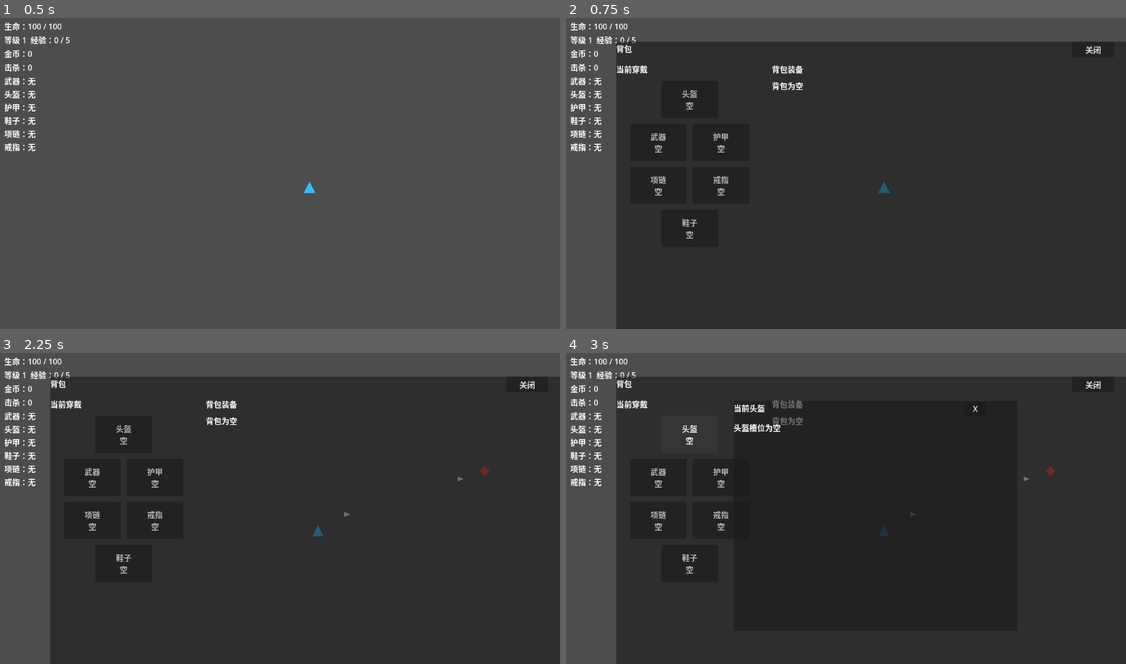
Above: before the commit, frames 1-4 (two rows, left to right).
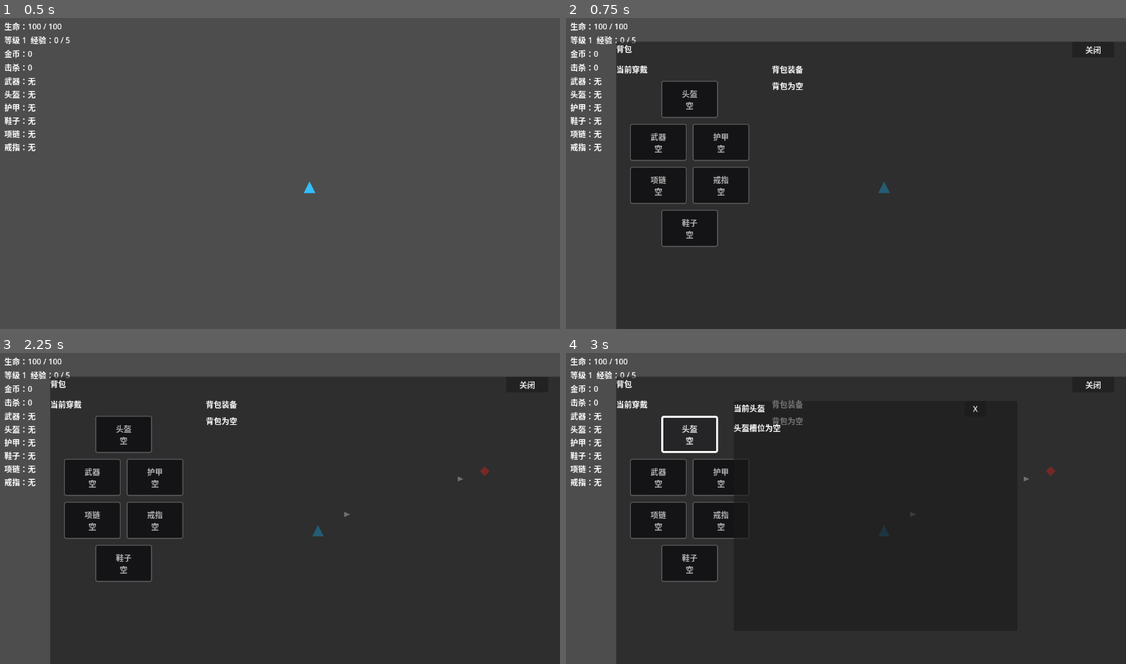
Above: after the commit, the same moments.

Repository: airisuzuki123/RogueLootPrototype
Game: Godot game, scene res://scenes/main.tscn
Two runs of this game, one before a commit and one after it. Both use one fixed random seed, a clock stepped at 60 frames per second and the inputs below.
Inputs:
- Up to frame 1 (0.5 s): no input
- Up to frame 2 (0.75 s): tap Enter at 0.5 s; hold D (move_right) from 0.53 s (still down); tap B at 0.6 s
- Up to frame 3 (2.25 s): release D (move_right) at 1.25 s; click "关闭" at 1.25 s; tap Space at 2 s; hold S (move_down) from 2.03 s (still down); tap B at 2.1 s
- Up to frame 4 (3 s): release S (move_down) at 2.75 s; click "头盔 空" at 2.75 s

Frame 1 is identical in both runs. In frame 2, 0.6% of the frame differs, in the area x 11-33%, y 20-74%; in frame 3, 0.6%; in frame 4, 0.7%, in the area x 11-30%, y 20-74%.

Commit message:
Polish inventory equipment icons

Diff:
--- a/scripts/ui/hud.gd
+++ b/scripts/ui/hud.gd
@@ -330,10 +330,7 @@
 		var button := Button.new()
 		button.text = _get_equipment_icon_text(equipment, index == selected_inventory_index and selected_equipment_source == "inventory")
 		button.custom_minimum_size = Vector2(104, 82)
-		var rarity_color: Color = equipment.get("color", Color.WHITE)
-		button.add_theme_color_override("font_color", rarity_color)
-		button.add_theme_color_override("font_hover_color", rarity_color.lightened(0.16))
-		button.add_theme_color_override("font_pressed_color", rarity_color.lightened(0.24))
+		_apply_equipment_button_style(button, equipment, index == selected_inventory_index and selected_equipment_source == "inventory")
 		button.pressed.connect(_on_inventory_item_pressed.bind(index))
 		inventory_list.add_child(button)
 
@@ -374,11 +371,10 @@
 		var is_selected := selected_equipment_source == "equipped" and selected_equipped_slot_id == slot_id
 		if equipment.is_empty():
 			button.text = "%s\n空" % str(slot["label"])
-			button.add_theme_color_override("font_color", Color(0.72, 0.72, 0.72, 1.0))
+			_apply_empty_slot_button_style(button, is_selected)
 		else:
 			button.text = _get_equipment_icon_text(equipment, is_selected)
-			var rarity_color: Color = equipment.get("color", Color.WHITE)
-			button.add_theme_color_override("font_color", rarity_color)
+			_apply_equipment_button_style(button, equipment, is_selected)
 
 func _on_equipped_slot_pressed(slot_id: String) -> void:
 	selected_equipment_source = "equipped"
@@ -496,6 +492,47 @@
 		EquipmentFactory.get_score(equipment)
 	]
 
+func _apply_equipment_button_style(button: Button, equipment: Dictionary, is_selected: bool) -> void:
+	var rarity_color: Color = equipment.get("color", Color.WHITE)
+	var border_color := Color.WHITE if is_selected else rarity_color
+	var border_width := 4 if is_selected else 2
+	_apply_icon_button_style(button, border_color, Color(0.10, 0.11, 0.12, 0.96), border_width)
+	button.add_theme_color_override("font_color", rarity_color.lightened(0.12) if is_selected else rarity_color)
+	button.add_theme_color_override("font_hover_color", rarity_color.lightened(0.24))
+	button.add_theme_color_override("font_pressed_color", Color.WHITE)
+
+func _apply_empty_slot_button_style(button: Button, is_selected: bool) -> void:
+	var border_color := Color.WHITE if is_selected else Color(0.35, 0.35, 0.35, 1.0)
+	var border_width := 4 if is_selected else 2
+	_apply_icon_button_style(button, border_color, Color(0.07, 0.07, 0.08, 0.92), border_width)
+	button.add_theme_color_override("font_color", Color(0.70, 0.70, 0.70, 1.0))
+	button.add_theme_color_override("font_hover_color", Color(0.90, 0.90, 0.90, 1.0))
+	button.add_theme_color_override("font_pressed_color", Color.WHITE)
+
+func _apply_icon_button_style(button: Button, border_color: Color, bg_color: Color, border_width: int) -> void:
+	button.add_theme_stylebox_override("normal", _make_icon_style(border_color, bg_color, border_width))
+	button.add_theme_stylebox_override("hover", _make_icon_style(border_color.lightened(0.18), bg_color.lightened(0.08), border_width))
+	button.add_theme_stylebox_override("pressed", _make_icon_style(Color.WHITE, bg_color.lightened(0.14), maxi(border_width, 3)))
+	button.add_theme_stylebox_override("focus", _make_icon_style(Color.WHITE, bg_color.lightened(0.05), maxi(border_width, 3)))
+
+func _make_icon_style(border_color: Color, bg_color: Color, border_width: int) -> StyleBoxFlat:
+	var style: StyleBoxFlat = StyleBoxFlat.new()
+	style.bg_color = bg_color
+	style.border_color = border_color
+	style.border_width_left = border_width
+	style.border_width_top = border_width
+	style.border_width_right = border_width
+	style.border_width_bottom = border_width
+	style.corner_radius_top_left = 4
+	style.corner_radius_top_right = 4
+	style.corner_radius_bottom_left = 4
+	style.corner_radius_bottom_right = 4
+	style.content_margin_left = 6
+	style.content_margin_top = 6
+	style.content_margin_right = 6
+	style.content_margin_bottom = 6
+	return style
+
 func _get_slot_symbol(slot_id: String) -> String:
 	match slot_id:
 		"weapon":
Not shown, changed: README.md
Not shown, changed: docs/design.md
Not shown, changed: docs/development-log.md
